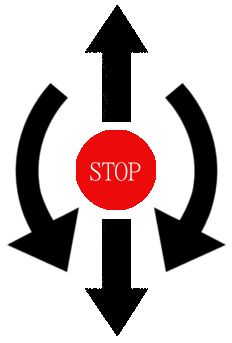
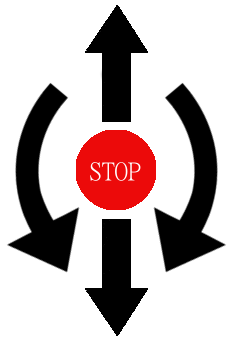
The second (232, 343) image is a revision of the first. Changes to its layers:
painted on "Up" over [88, 43, 147, 121]
painted on "Down" over [88, 229, 147, 291]
